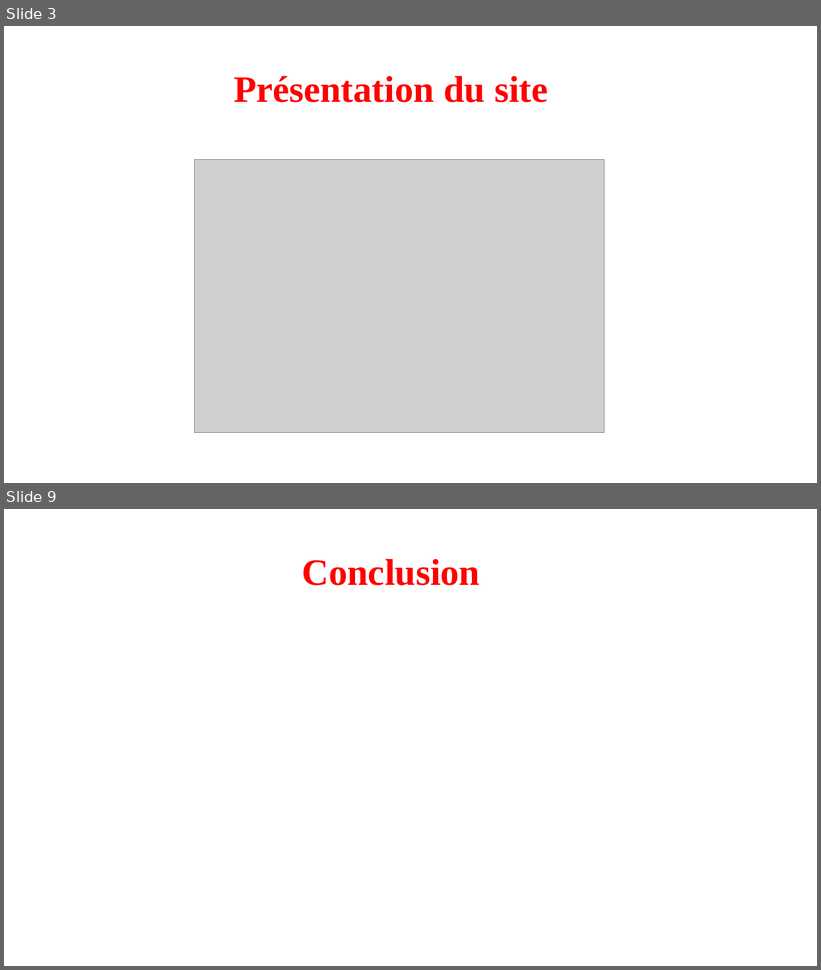
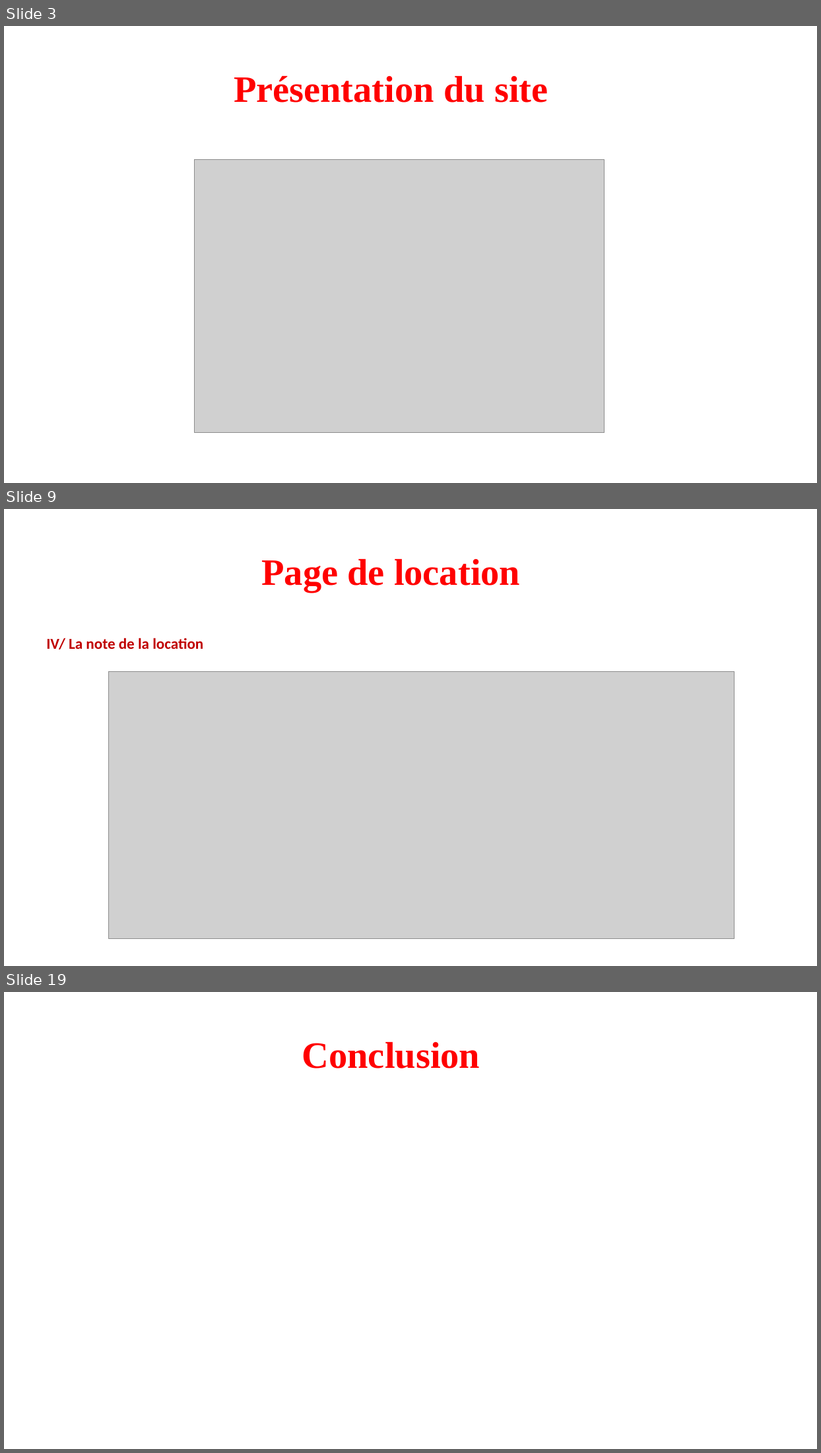
Before and after one commit to VinceDS99/Projet-6-Kasa, a slide deck: Présentation site Kasa.pptx. Shown one above the other, each under a label of ours: slides 3 and 9 before the commit, slides 3, 9 and 19 after it; the slides between them are not shown. The pictures are 821x970 and 821x1453 pixels, drawn with LibreOffice and Linux fonts; fonts in the diff are those of the drawing; grey boxes stand for pictures. Boxes give left, top, right and bottom in pixels: in the first picture for what was removed or moved away, otherwise in the second. Text is boxed around its words. In the diff, an @@ line names an element or a change of style, - is before the commit and + after.

```diff
--- a/Présentation site Kasa.pptx
+++ b/Présentation site Kasa.pptx
@@ slide 9 added at [4, 509, 817, 966], background #FFFFFF @@
@@ text added at [261, 559, 520, 592], 44 pt, text #FF0000, bold @@
+Page de location
@@ text added at [46, 638, 203, 650], 18 pt, text #C00000, bold @@
+IV/ La note de la location
@@ picture added at [108, 672, 734, 939] @@
@@ what was slide 9 is now slide 19 @@
```
Also in this commit, not shown: 5 slides changed, 9 other slides added, 10 other files.
